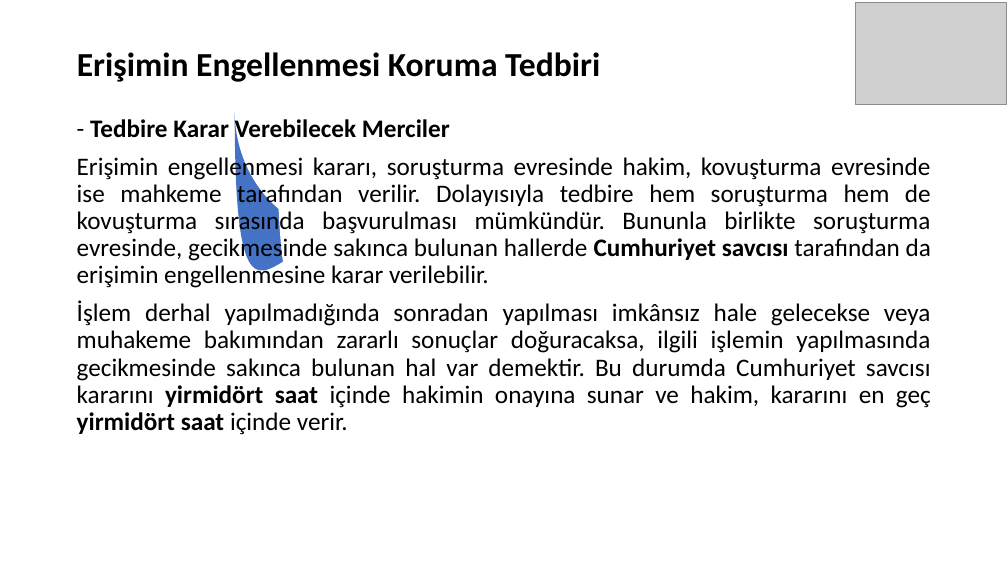
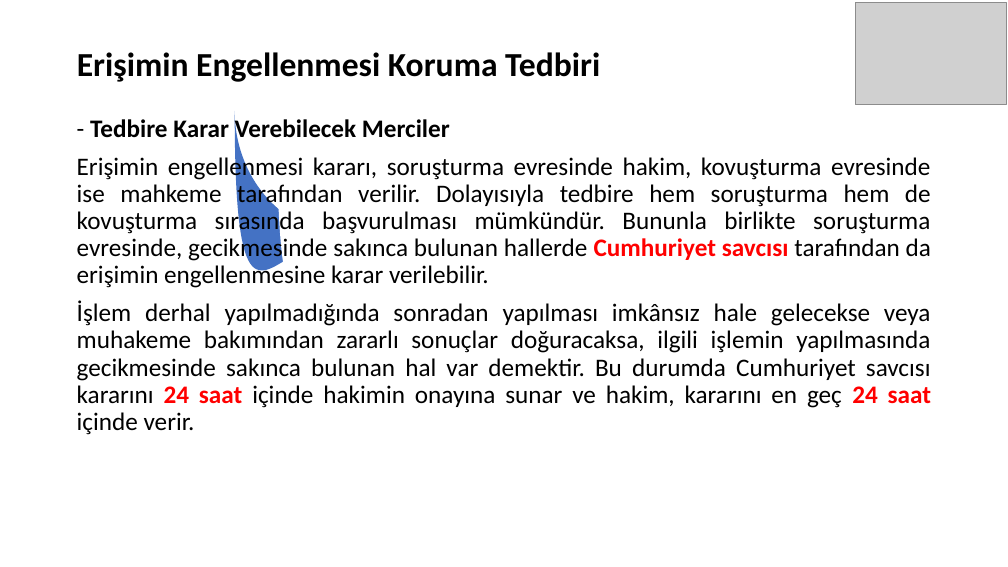
Before and after one commit to SevdanurGENC/IT-Law-Lecture-Notes, a slide deck: slide 17 of Bilisim-Hukuku/05. Bolum - BilisimHukuku.ppt. Drawn at 1008x567 pixels with LibreOffice and Linux fonts; fonts in the diff are those of the drawing; grey boxes stand for pictures. Boxes give left, top, right and bottom in pixels: in the first picture for what was removed or moved away, otherwise in the second. Text is boxed around its words. In the diff, an @@ line names an element or a change of style, - is before the commit and + after.

```diff
--- a/Bilisim-Hukuku/05. Bolum - BilisimHukuku.ppt
+++ b/Bilisim-Hukuku/05. Bolum - BilisimHukuku.ppt
@@ text at bbox=[77, 154, 931, 288]: text colour #000000 to #FF0000 in "Cumhuriyet savcısı" @@
@@ text at bbox=[77, 301, 931, 435]: text changed @@
-İşlem derhal yapılmadığında sonradan yapılması imkânsız hale gelecekse veya muhakeme bakımından zararlı sonuçlar doğuracaksa, ilgili işlemin yapılmasında gecikmesinde sakınca bulunan hal var demektir. Bu durumda Cumhuriyet savcısı kararını yirmidört saat içinde hakimin onayına sunar ve hakim, kararını en geç yirmidört saat içinde verir.
+İşlem derhal yapılmadığında sonradan yapılması imkânsız hale gelecekse veya muhakeme bakımından zararlı sonuçlar doğuracaksa, ilgili işlemin yapılmasında gecikmesinde sakınca bulunan hal var demektir. Bu durumda Cumhuriyet savcısı kararını 24 saat içinde hakimin onayına sunar ve hakim, kararını en geç 24 saat içinde verir.
```
Also in this commit, not shown: 10 other slides changed.
